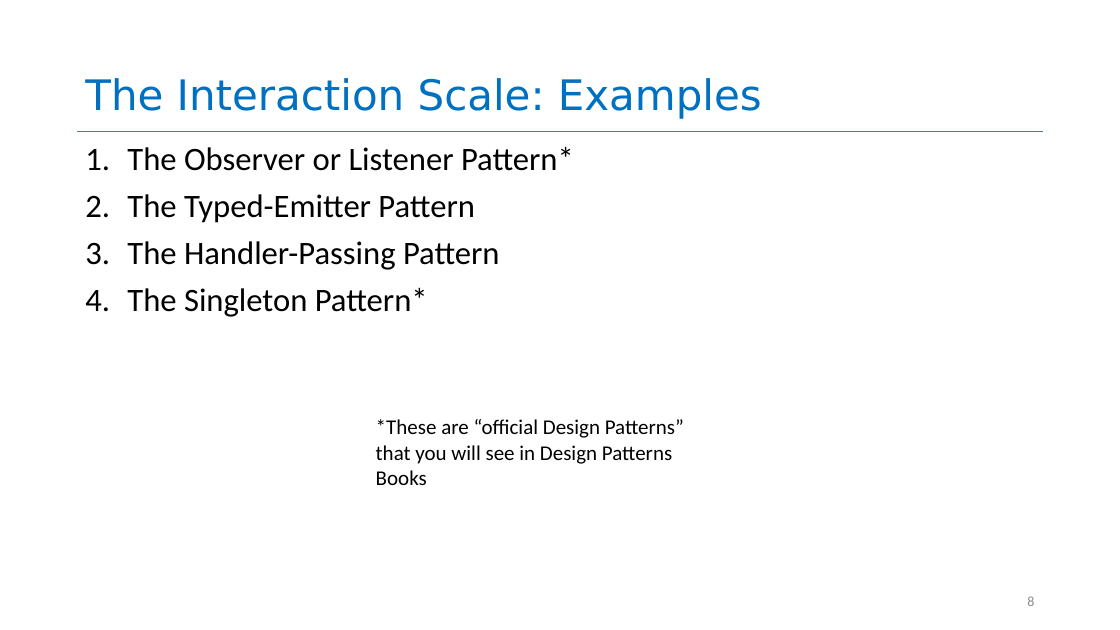
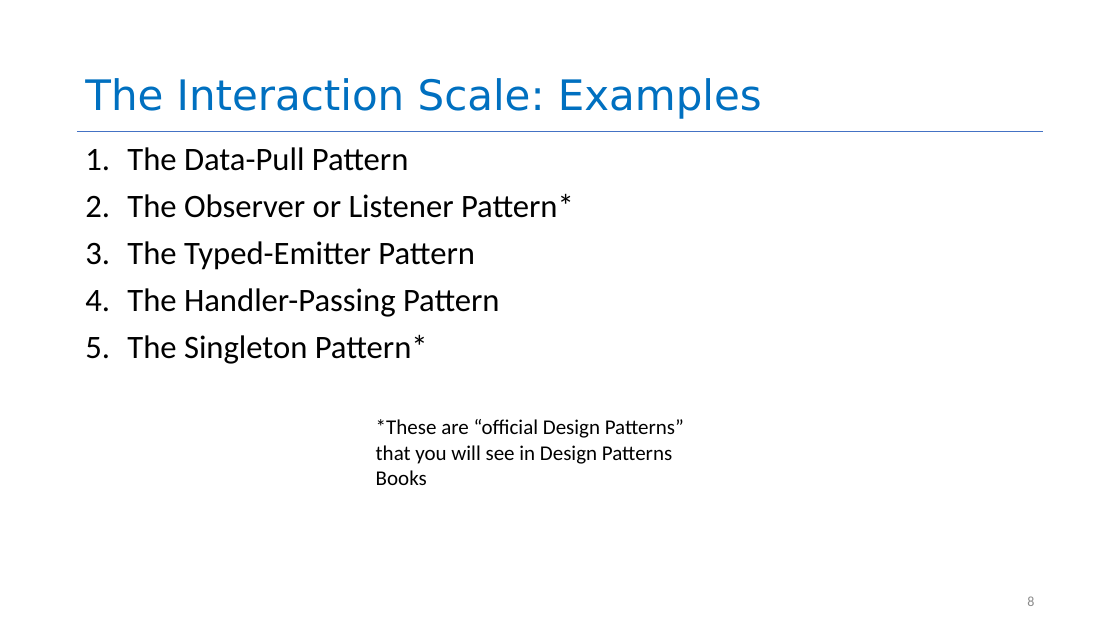
Before and after one commit to neu-se/CS4530-Spring-2024, a slide deck: slide 8 of Slides/Module 05 Interaction-Level Design Patterns.pptx. Drawn at 1120x630 pixels with LibreOffice and Linux fonts; fonts in the diff are those of the drawing. Boxes give left, top, right and bottom in pixels: in the first picture for what was removed or moved away, otherwise in the second. Text is boxed around its words. In the diff, an @@ line names an element or a change of style, - is before the commit and + after.

```diff
--- a/Slides/Module 05 Interaction-Level Design Patterns.pptx
+++ b/Slides/Module 05 Interaction-Level Design Patterns.pptx
@@ text at bbox=[127, 147, 409, 171]: paragraph added @@
+1. The Data-Pull Pattern
```
Also in this commit, not shown: 6 other slides changed, 2 other files.
